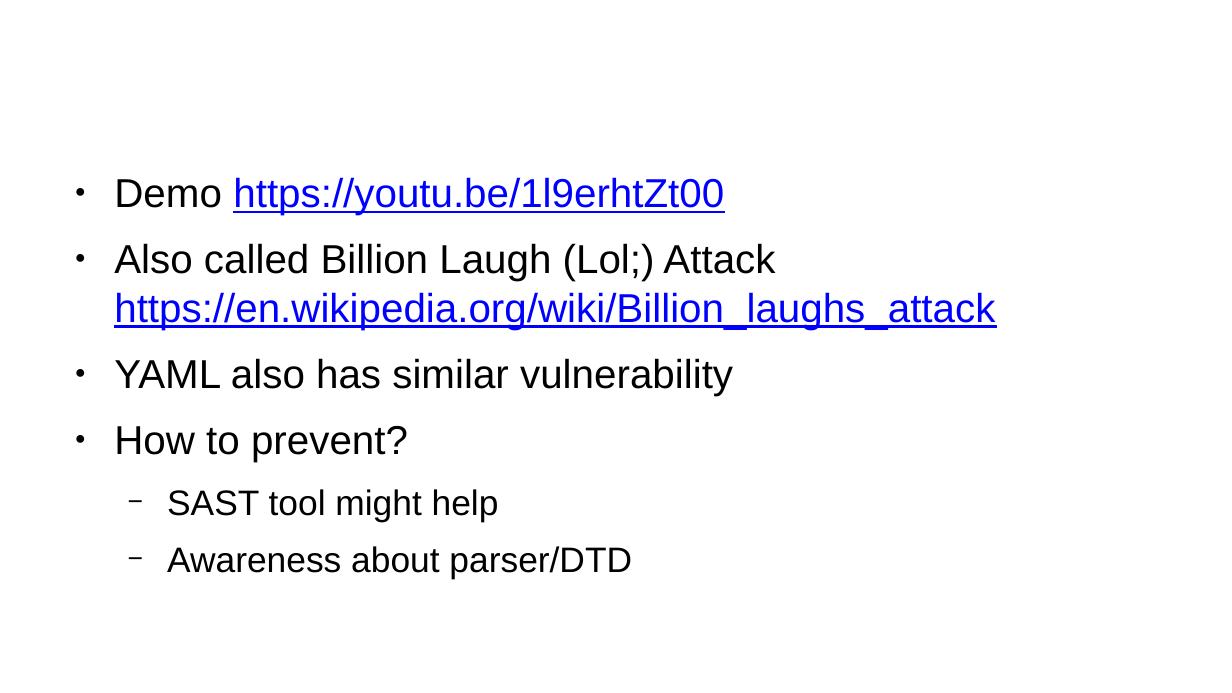
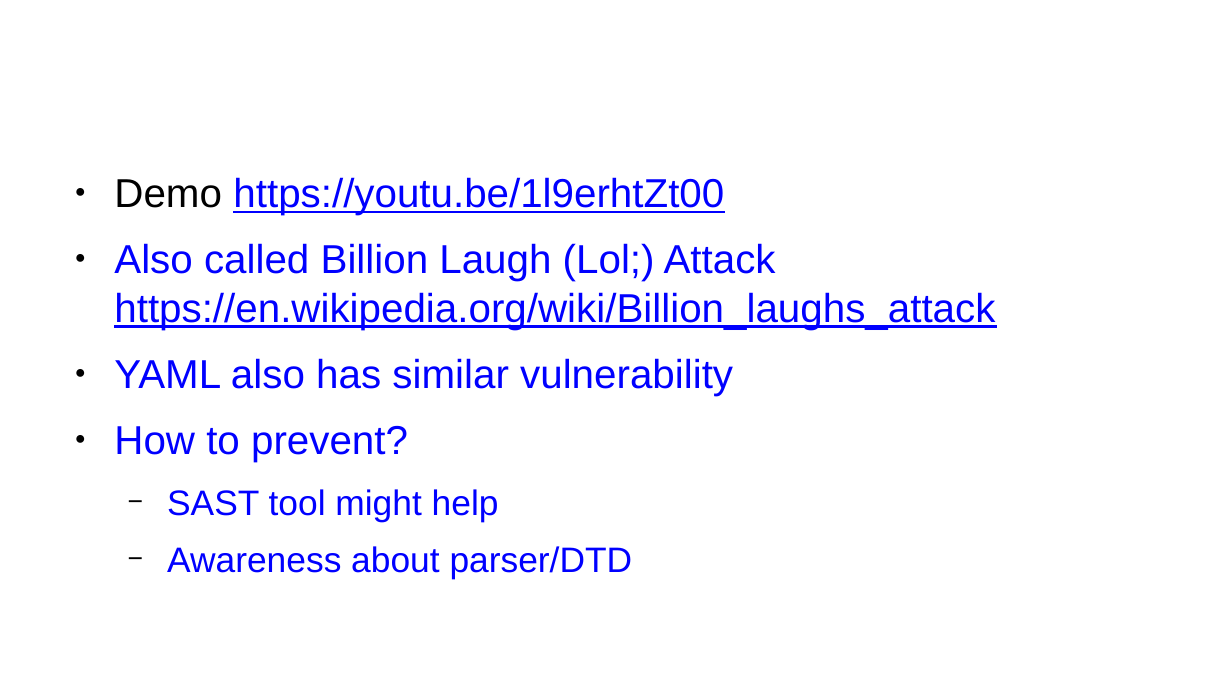
Before and after one commit to bjha96/public, a slide deck: slide 5 of Docs/Security PPT.pptx. Drawn at 1232x693 pixels with LibreOffice and Linux fonts; fonts in the diff are those of the drawing; background and template pictures are left out. Boxes give left, top, right and bottom in pixels: in the first picture for what was removed or moved away, otherwise in the second. Text is boxed around its words. In the diff, an @@ line names an element or a change of style, - is before the commit and + after.

Commit message:
Saved in open office format

```diff
--- a/Docs/Security PPT.pptx
+++ b/Docs/Security PPT.pptx
@@ text at [114, 243, 995, 578]: text colour #000000 to #0000FF in "Also called Billion Laugh (Lol;) Attack", "YAML also has similar vulnerability", "How to prevent?", "SAST tool might help" and 1 more places @@
```
Also in this commit, not shown: 2 other slides changed.
